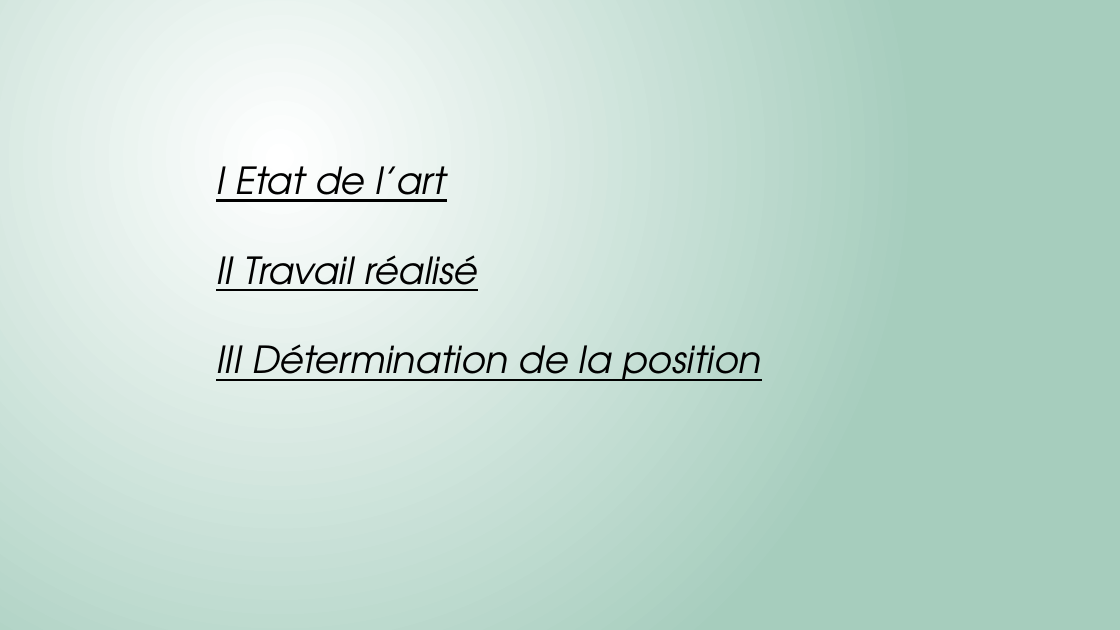
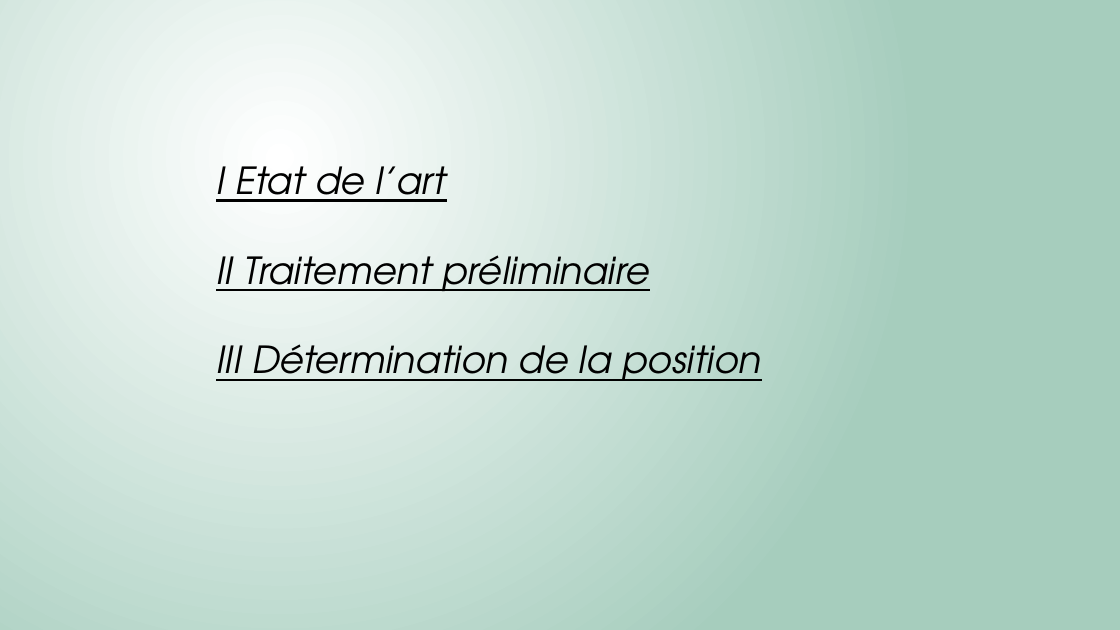
Before and after one commit to Killian-Herveau/PIMS, a slide deck: slide 4 of Pres_Avril/PresentationPIMSAvril.pptx. Drawn at 1120x630 pixels with LibreOffice and Linux fonts; fonts in the diff are those of the drawing. Boxes give left, top, right and bottom in pixels: in the first picture for what was removed or moved away, otherwise in the second. Text is boxed around its words. In the diff, an @@ line names an element or a change of style, - is before the commit and + after.

```diff
--- a/Pres_Avril/PresentationPIMSAvril.pptx
+++ b/Pres_Avril/PresentationPIMSAvril.pptx
@@ text at (x1=216, y1=255, x2=650, y2=291): text changed @@
-II Travail réalisé
+II Traitement préliminaire
```
Also in this commit, not shown: 3 other slides changed, 1 slide added, 2 slides removed, 2 other files.
